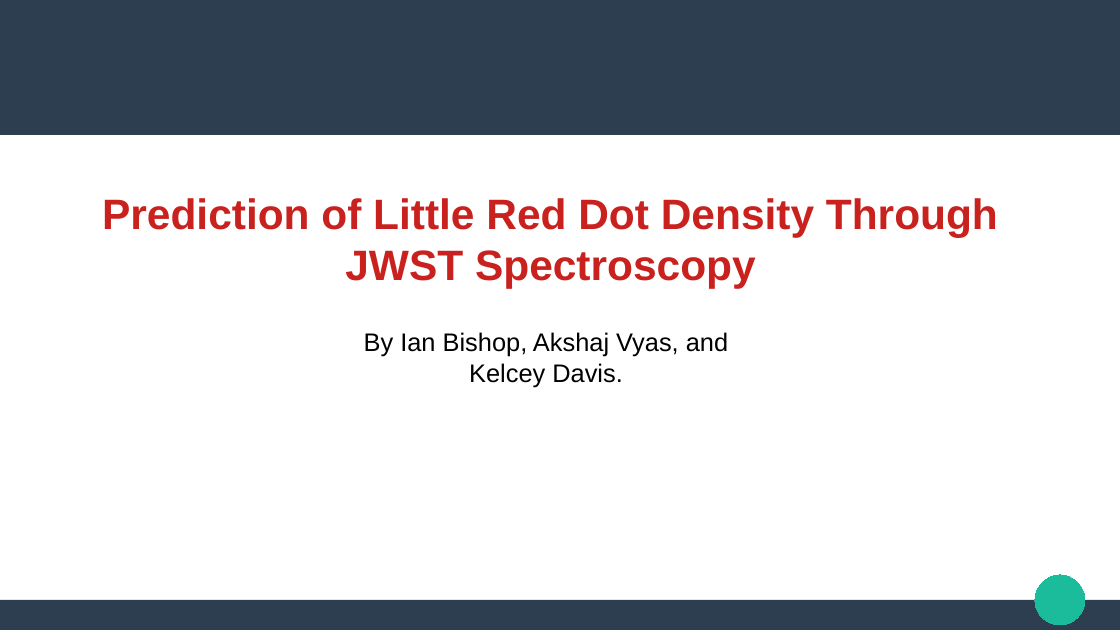
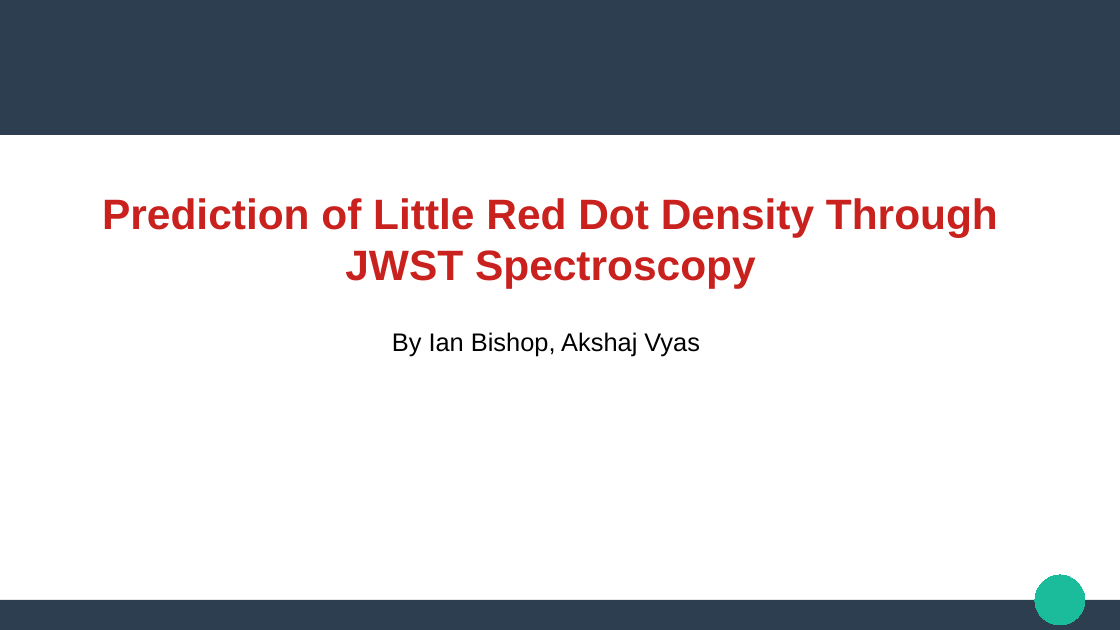
Before and after one commit to SmoolPerson/LRD-helium-analysis, a slide deck: slide 1 of media/presentation/Helium.odp. Drawn at 1120x630 pixels with LibreOffice and Linux fonts; fonts in the diff are those of the drawing. Boxes give left, top, right and bottom in pixels: in the first picture for what was removed or moved away, otherwise in the second. Text is boxed around its words. In the diff, an @@ line names an element or a change of style, - is before the commit and + after.

```diff
--- a/media/presentation/Helium.odp
+++ b/media/presentation/Helium.odp
@@ text at [392, 332, 699, 357]: text changed @@
-By Ian Bishop, Akshaj Vyas, and Kelcey Davis.
+By Ian Bishop, Akshaj Vyas
```
Also in this commit, not shown: 12 other slides changed, 2 slides added, 4 slides removed, 1 other file.
